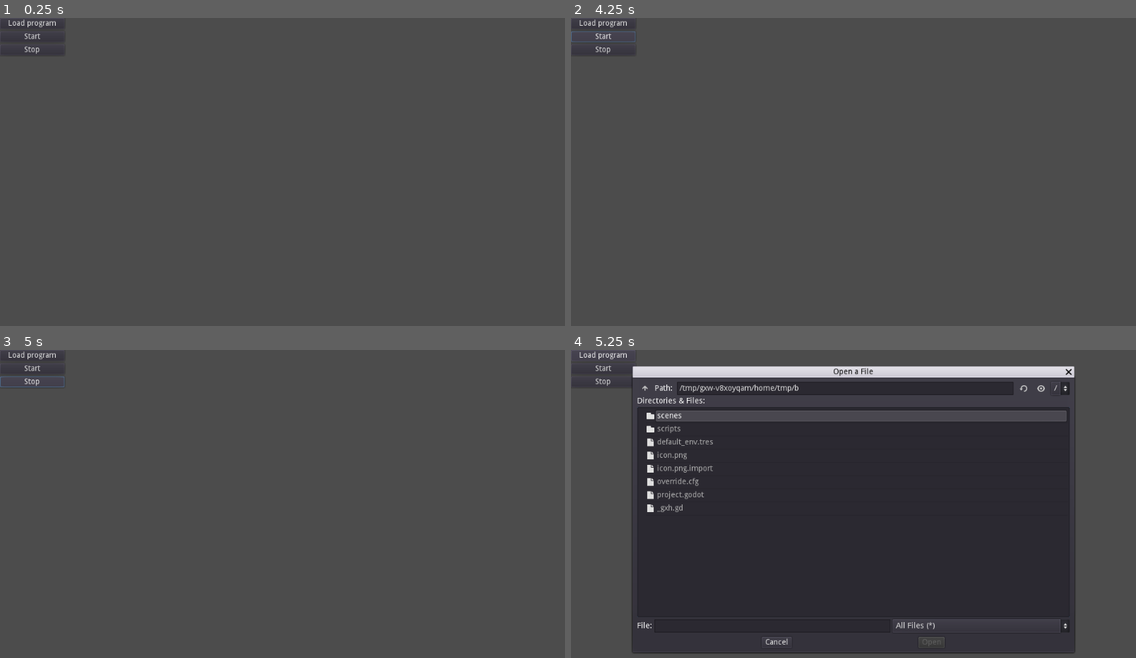
Above: before the commit, frames 1-4 (two rows, left to right).
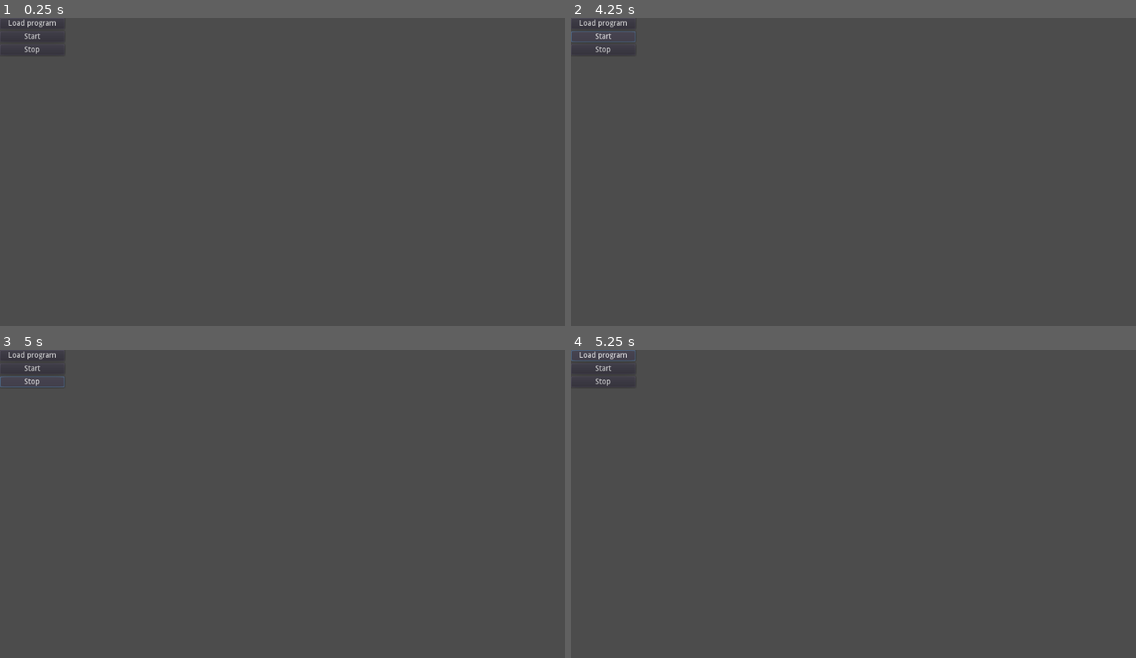
Above: after the commit, the same moments.

Repository: atirut-w/dcpu16-emu
Game: Godot game, scene res://scenes/cputest/cputest.tscn
Same seed, same stepped clock (60 frames per second), same inputs: the game is played once before the commit and once after it.
Inputs:
- Up to frame 1 (0.25 s): no input
- Up to frame 2 (4.25 s): click "Start" at 0.5 s; click "Start" at 1.25 s; click "Stop" at 2 s; click "Stop" at 2.75 s; click "Start" at 3.5 s
- Up to frame 3 (5 s): click "Stop" at 4.25 s
- Up to frame 4 (5.25 s): click "Load program" at 5 s

Frames 1-3 are identical in both runs. In frame 4, 63% of the frame differs, in the area x 0-90%, y 0-99%.
Error after the commit: Parse Error: The class "DCPU16" was found in global scope, but its script couldn't be loaded. (res://scripts/dcpu_component.gd:10)

Commit message:
Revert "Fix cyclic dependency"
This reverts commit 5710f5b253971405e92649ce261063cba864a272.

Diff:
--- a/scripts/dcpu_component.gd
+++ b/scripts/dcpu_component.gd
@@ -7,6 +7,8 @@
 var version: int
 var manufacturer: int
 
+var _cpu: DCPU16
+
 
 func _interrupt():
-	pass
+    pass
